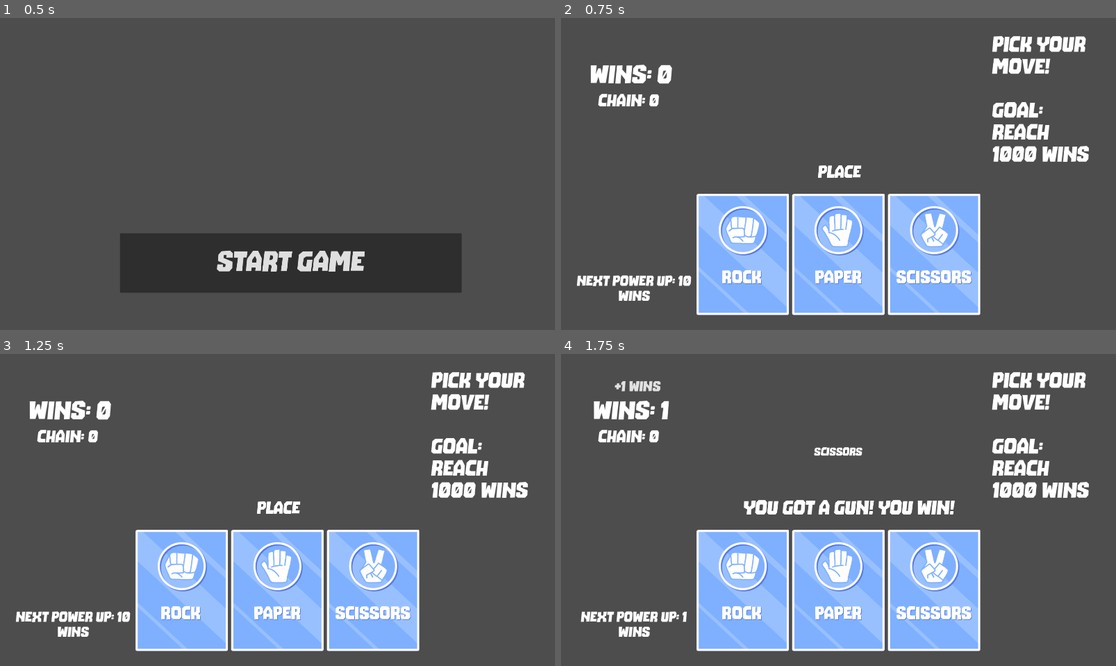
Above: before the commit, frames 1-4 (two rows, left to right).
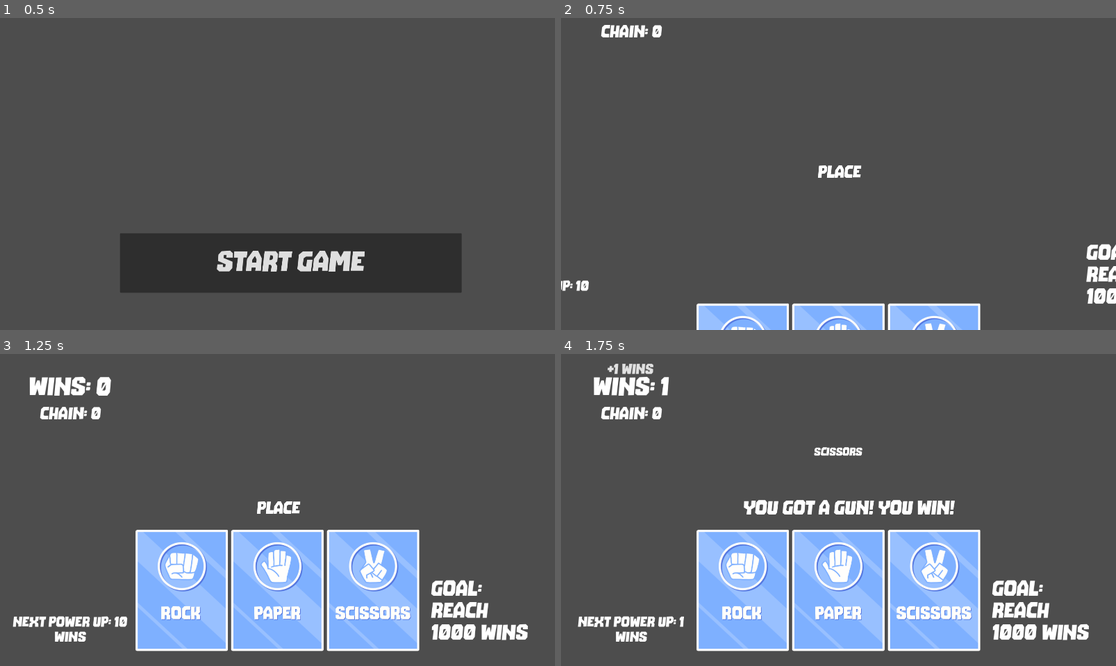
Above: after the commit, the same moments.

Repository: cinpear/rock-paper-scissors-shoot
Game: Godot game, scene res://start.tscn
The game is run twice, just before and just after one commit, with the same random seed, the same clock (stepped at 60 frames per second) and the same inputs.
Inputs (mouse positions are in pixels of both pictures, inside the frame that each line leads up to):
- Up to frame 1 (0.5 s): no input
- Up to frame 2 (0.75 s): click "Start Game" at 0.5 s
- Up to frame 3 (1.25 s): no input
- Up to frame 4 (1.75 s): click (744, 591) at 1.25 s

Frame 1 is identical in both runs. In frame 2, 26% of the frame differs, in the area x 0-100%, y 2-100%; in frame 3, 6.4%; in frame 4, 6.5%.

Commit message:
added animations when game starts, kinda jank

Diff:
--- a/control.gd
+++ b/control.gd
@@ -9,7 +9,14 @@
 
 # Called when the node enters the scene tree for the first time.
 func _ready() -> void:
+	# set everything to not visible at the start
+	# painge
+	# will do tomorrow, i think...
 	$game/updateLabel/AnimationPlayer.stop(true)
+	$game/Label3/AnimationPlayer.play("slideInLeft")
+	$game/AnimationPlayer2.play("slideInTop")
+	$game/Label2/AnimationPlayer.play("slideInRight")
+	$game/HBoxContainer/AnimationPlayer.play("slideInBottom")
 	# $game/Label5/AnimationPlayer.stop(true)
 	# play_animation(0)
 	pass # Replace with function body.
--- a/control.tscn
+++ b/control.tscn
@@ -11,6 +11,9 @@
 [ext_resource type="Texture2D" uid="uid://bqpxdtum55epw" path="res://playerPaper.png" id="8_dq0wh"]
 [ext_resource type="Texture2D" uid="uid://dw6cosvbvvt7i" path="res://playerScissors.png" id="9_txr40"]
 
+[sub_resource type="Animation" id="Animation_6isye"]
+length = 0.001
+
 [sub_resource type="Animation" id="Animation_j52gl"]
 resource_name = "showResult"
 tracks/0/type = "value"
@@ -25,9 +28,6 @@
 "update": 0,
 "values": [Vector2(1, 1), Vector2(1.3, 1.3), Vector2(1.17, 1.17), Vector2(1, 1)]
 }
-
-[sub_resource type="Animation" id="Animation_6isye"]
-length = 0.001
 
 [sub_resource type="AnimationLibrary" id="AnimationLibrary_fkoq3"]
 _data = {
@@ -136,6 +136,43 @@
 "cardFlip": SubResource("Animation_cduwm")
 }
 
+[sub_resource type="Animation" id="Animation_xoudg"]
+resource_name = "slideInBottom"
+length = 0.6
+tracks/0/type = "value"
+tracks/0/imported = false
+tracks/0/enabled = true
+tracks/0/path = NodePath(".:position")
+tracks/0/interp = 1
+tracks/0/loop_wrap = true
+tracks/0/keys = {
+"times": PackedFloat32Array(0, 0.5, 0.6),
+"transitions": PackedFloat32Array(1, 2.46229, 0.732043),
+"update": 0,
+"values": [Vector2(466, 1160), Vector2(466, 588), Vector2(466, 608)]
+}
+
+[sub_resource type="Animation" id="Animation_phc0x"]
+length = 0.001
+tracks/0/type = "value"
+tracks/0/imported = false
+tracks/0/enabled = true
+tracks/0/path = NodePath(".:position")
+tracks/0/interp = 1
+tracks/0/loop_wrap = true
+tracks/0/keys = {
+"times": PackedFloat32Array(0),
+"transitions": PackedFloat32Array(1),
+"update": 0,
+"values": [Vector2(466, 608)]
+}
+
+[sub_resource type="AnimationLibrary" id="AnimationLibrary_t6fw1"]
+_data = {
+"RESET": SubResource("Animation_phc0x"),
+"slideInBottom": SubResource("Animation_xoudg")
+}
+
 [sub_resource type="Animation" id="Animation_jabyt"]
 length = 0.001
 tracks/0/type = "value"
@@ -188,7 +225,7 @@
 "times": PackedFloat32Array(0, 0.3, 0.433333),
 "transitions": PackedFloat32Array(1, -461.439, 1),
 "update": 0,
-"values": [Vector2(150, 152), Vector2(150, 85), Vector2(150, 85)]
+"values": [Vector2(125, 92), Vector2(125, 25), Vector2(125, 25)]
 }
 tracks/1/type = "value"
 tracks/1/imported = false
@@ -221,6 +258,141 @@
 "winUpdate": SubResource("Animation_lgsrp")
 }
 
+[sub_resource type="Animation" id="Animation_7kmh6"]
+resource_name = "slideInRight"
+length = 0.6
+tracks/0/type = "value"
+tracks/0/imported = false
+tracks/0/enabled = true
+tracks/0/path = NodePath(".:position")
+tracks/0/interp = 1
+tracks/0/loop_wrap = true
+tracks/0/keys = {
+"times": PackedFloat32Array(0, 0.5, 0.6),
+"transitions": PackedFloat32Array(1, 2.82843, 0.659754),
+"update": 0,
+"values": [Vector2(1964, 779), Vector2(1476, 779), Vector2(1492, 779)]
+}
+
+[sub_resource type="Animation" id="Animation_vuqd8"]
+length = 0.001
+tracks/0/type = "value"
+tracks/0/imported = false
+tracks/0/enabled = true
+tracks/0/path = NodePath(".:position")
+tracks/0/interp = 1
+tracks/0/loop_wrap = true
+tracks/0/keys = {
+"times": PackedFloat32Array(0),
+"transitions": PackedFloat32Array(1),
+"update": 0,
+"values": [Vector2(1492, 779)]
+}
+
+[sub_resource type="AnimationLibrary" id="AnimationLibrary_2rqqu"]
+_data = {
+"RESET": SubResource("Animation_vuqd8"),
+"slideInRight": SubResource("Animation_7kmh6")
+}
+
+[sub_resource type="Animation" id="Animation_rfd0d"]
+resource_name = "slideInTop"
+length = 0.6
+tracks/0/type = "value"
+tracks/0/imported = false
+tracks/0/enabled = true
+tracks/0/path = NodePath("../Label:position")
+tracks/0/interp = 1
+tracks/0/loop_wrap = true
+tracks/0/keys = {
+"times": PackedFloat32Array(0, 0.5, 0.6),
+"transitions": PackedFloat32Array(1, 3.73213, 0.392292),
+"update": 0,
+"values": [Vector2(30, -160), Vector2(30, 86), Vector2(30, 73)]
+}
+tracks/1/type = "value"
+tracks/1/imported = false
+tracks/1/enabled = true
+tracks/1/path = NodePath(".:position")
+tracks/1/interp = 1
+tracks/1/loop_wrap = true
+tracks/1/keys = {
+"times": PackedFloat32Array(0, 0.5, 0.6),
+"transitions": PackedFloat32Array(1, 3.73, 0.392),
+"update": 0,
+"values": [Vector2(94, -71), Vector2(94, 175), Vector2(94, 162)]
+}
+
+[sub_resource type="Animation" id="Animation_ni6sd"]
+length = 0.001
+tracks/0/type = "value"
+tracks/0/imported = false
+tracks/0/enabled = true
+tracks/0/path = NodePath("../Label:position")
+tracks/0/interp = 1
+tracks/0/loop_wrap = true
+tracks/0/keys = {
+"times": PackedFloat32Array(0),
+"transitions": PackedFloat32Array(1),
+"update": 0,
+"values": [Vector2(30, 53)]
+}
+tracks/1/type = "value"
+tracks/1/imported = false
+tracks/1/enabled = true
+tracks/1/path = NodePath(".:position")
+tracks/1/interp = 1
+tracks/1/loop_wrap = true
+tracks/1/keys = {
+"times": PackedFloat32Array(0),
+"transitions": PackedFloat32Array(1),
+"update": 0,
+"values": [Vector2(94, 142)]
+}
+
+[sub_resource type="AnimationLibrary" id="AnimationLibrary_umuia"]
+_data = {
+"RESET": SubResource("Animation_ni6sd"),
+"slideInTop": SubResource("Animation_rfd0d")
+}
+
+[sub_resource type="Animation" id="Animation_c43j3"]
+resource_name = "slideInLeft"
+length = 0.6
+tracks/0/type = "value"
+tracks/0/imported = false
+tracks/0/enabled = true
+tracks/0/path = NodePath(".:position")
+tracks/0/interp = 1
+tracks/0/loop_wrap = true
+tracks/0/keys = {
+"times": PackedFloat32Array(0, 0.5, 0.6),
+"transitions": PackedFloat32Array(1, 4.92458, 1),
+"update": 0,
+"values": [Vector2(-471, 885), Vector2(37, 885), Vector2(25, 885)]
+}
+
+[sub_resource type="Animation" id="Animation_kahmi"]
+length = 0.001
+tracks/0/type = "value"
+tracks/0/imported = false
+tracks/0/enabled = true
+tracks/0/path = NodePath(".:position")
+tracks/0/interp = 1
+tracks/0/loop_wrap = true
+tracks/0/keys = {
+"times": PackedFloat32Array(0),
+"transitions": PackedFloat32Array(1),
+"update": 0,
+"values": [Vector2(-471, 885)]
+}
+
+[sub_resource type="AnimationLibrary" id="AnimationLibrary_1tvmw"]
+_data = {
+"RESET": SubResource("Animation_kahmi"),
+"slideInLeft": SubResource("Animation_c43j3")
+}
+
 [node name="Control" type="Node"]
 script = ExtResource("1_l3qlv")
 
@@ -302,6 +474,11 @@
 size_flags_horizontal = 6
 texture_normal = ExtResource("9_txr40")
 
+[node name="AnimationPlayer" type="AnimationPlayer" parent="game/HBoxContainer"]
+libraries = {
+"": SubResource("AnimationLibrary_t6fw1")
+}
+
 [node name="updateLabel" type="Label" parent="game"]
 layout_mode = 0
 offset_left = 150.0
@@ -320,6 +497,52 @@
 }
 autoplay = "winUpdate"
 
+[node name="Label" type="Label" parent="game"]
+layout_mode = 0
+offset_left = 30.0
+offset_top = 53.0
+offset_right = 455.0
+offset_bottom = 141.0
+theme_override_fonts/font = ExtResource("2_v714o")
+theme_override_font_sizes/font_size = 90
+text = "Wins: 0"
+horizontal_alignment = 1
+vertical_alignment = 1
+
+[node name="chainLabel" type="Label" parent="game"]
+layout_mode = 0
+offset_left = 94.0
+offset_top = 142.0
+offset_right = 394.0
+offset_bottom = 235.0
+theme_override_fonts/font = ExtResource("2_v714o")
+theme_override_font_sizes/font_size = 60
+text = "Chain: 0"
+horizontal_alignment = 1
+vertical_alignment = 1
+
+[node name="Label2" type="Label" parent="game"]
+layout_mode = 0
+offset_left = 1492.0
+offset_top = 779.0
+offset_right = 1869.0
+offset_bottom = 1027.0
+theme_override_fonts/font = ExtResource("2_v714o")
+theme_override_font_sizes/font_size = 75
+text = "Goal: Reach 1000 wins"
+autowrap_mode = 2
+
+[node name="AnimationPlayer" type="AnimationPlayer" parent="game/Label2"]
+libraries = {
+"": SubResource("AnimationLibrary_2rqqu")
+}
+
+[node name="AnimationPlayer2" type="AnimationPlayer" parent="game"]
+root_node = NodePath("../chainLabel")
+libraries = {
+"": SubResource("AnimationLibrary_umuia")
+}
+
 [node name="updateLabel2" type="Label" parent="game"]
 visible = false
 layout_mode = 0
@@ -333,37 +556,12 @@
 horizontal_alignment = 1
 vertical_alignment = 1
 
-[node name="Label" type="Label" parent="game"]
-layout_mode = 0
-offset_left = 30.0
-offset_top = 156.0
-offset_right = 455.0
-offset_bottom = 244.0
-theme_override_fonts/font = ExtResource("2_v714o")
-theme_override_font_sizes/font_size = 90
-text = "Wins: 0"
-horizontal_alignment = 1
-vertical_alignment = 1
-
-[node name="Label2" type="Label" parent="game"]
-layout_mode = 0
-offset_left = 1492.0
-offset_top = 59.0
-offset_right = 1869.0
-offset_bottom = 512.0
-theme_override_fonts/font = ExtResource("2_v714o")
-theme_override_font_sizes/font_size = 75
-text = "Pick your move!
-
-Goal: Reach 1000 wins"
-autowrap_mode = 2
-
 [node name="Label3" type="Label" parent="game"]
 layout_mode = 0
-offset_left = 35.0
-offset_top = 868.0
-offset_right = 471.0
-offset_bottom = 1009.0
+offset_left = -471.0
+offset_top = 885.0
+offset_right = -35.0
+offset_bottom = 1026.0
 theme_override_fonts/font = ExtResource("2_v714o")
 theme_override_font_sizes/font_size = 50
 text = "Next Power Up: 10 wins"
@@ -371,17 +569,10 @@
 vertical_alignment = 1
 autowrap_mode = 2
 
-[node name="chainLabel" type="Label" parent="game"]
-layout_mode = 0
-offset_left = 84.0
-offset_top = 242.0
-offset_right = 384.0
-offset_bottom = 335.0
-theme_override_fonts/font = ExtResource("2_v714o")
-theme_override_font_sizes/font_size = 60
-text = "Chain: 0"
-horizontal_alignment = 1
-vertical_alignment = 1
+[node name="AnimationPlayer" type="AnimationPlayer" parent="game/Label3"]
+libraries = {
+"": SubResource("AnimationLibrary_1tvmw")
+}
 
 [node name="ColorRect" type="ColorRect" parent="."]
 visible = false
--- a/start.gd
+++ b/start.gd
@@ -1,4 +1,12 @@
 extends Node2D
+
+@onready var tween = Tween
 
 func _on_button_pressed() -> void:
 	get_tree().change_scene_to_file("res://control.tscn")
+
+func _on_button_mouse_entered() -> void:
+	$Button.scale = Vector2(1.05, 1.05)
+
+func _on_button_mouse_exited() -> void:
+	$Button.scale = Vector2(1.00, 1.00)
--- a/start.tscn
+++ b/start.tscn
@@ -17,4 +17,8 @@
 text = "Start Game
 "
 
+[connection signal="focus_entered" from="Button" to="." method="_on_button_focus_entered"]
+[connection signal="focus_exited" from="Button" to="." method="_on_button_focus_exited"]
+[connection signal="mouse_entered" from="Button" to="." method="_on_button_mouse_entered"]
+[connection signal="mouse_exited" from="Button" to="." method="_on_button_mouse_exited"]
 [connection signal="pressed" from="Button" to="." method="_on_button_pressed"]
Not shown: 1 places in control.tscn that only renumber resources
